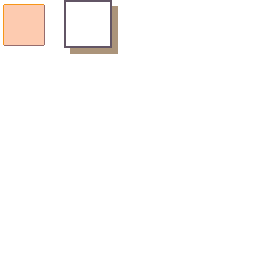
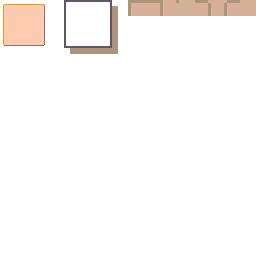
Revision of a layered w=256, h=256 image; what changed, layer by layer:
added layer "Paint Layer 5(pasted)" above "Paint Layer 3" over [128,0,256,16]
